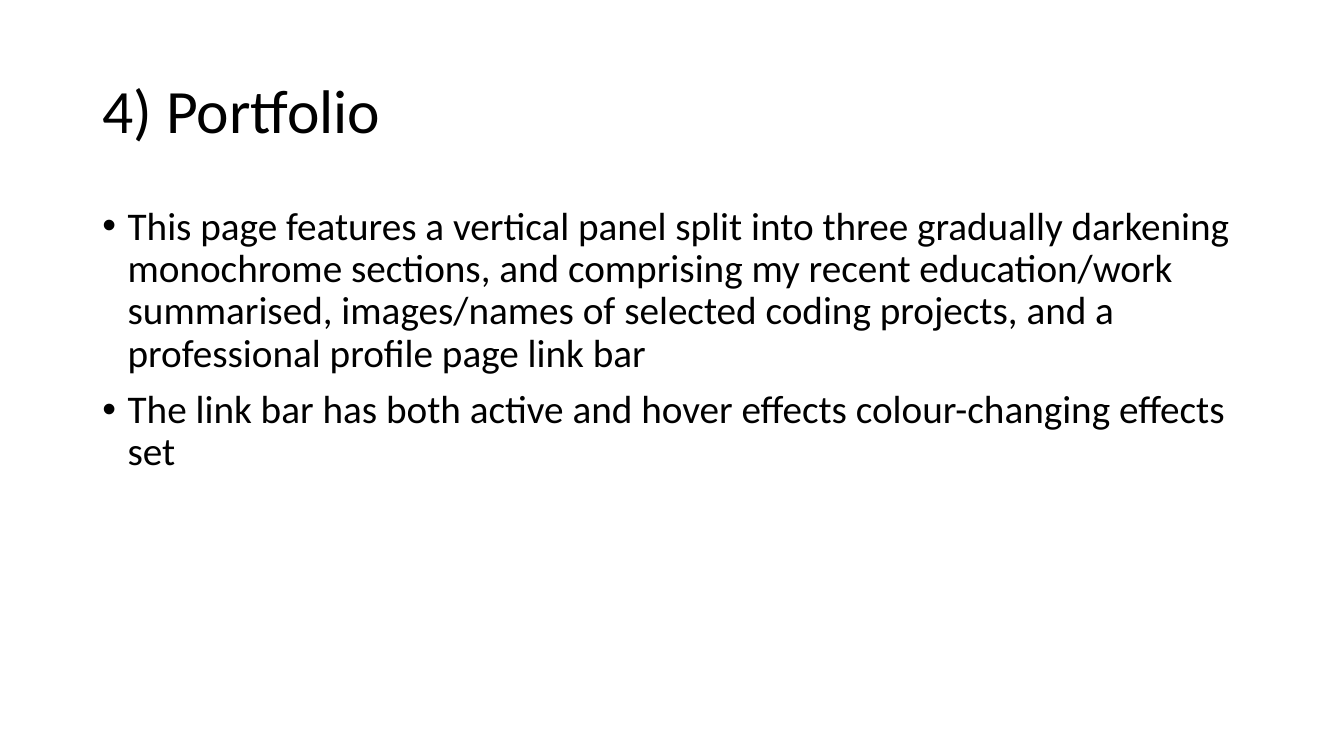
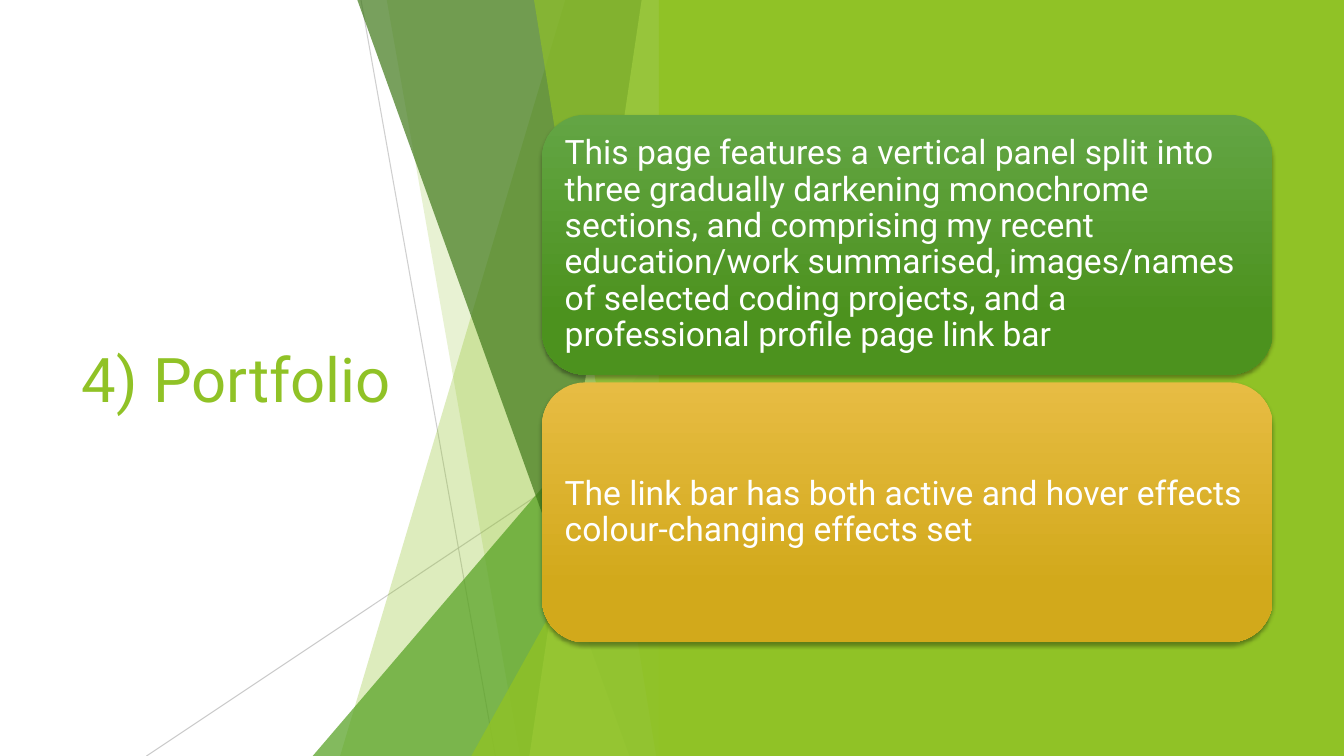
Before and after one commit to angel-lopez-andrade/portfolio-website, a slide deck: slide 6 of slide_deck.pptx. Drawn at 1344x756 pixels with LibreOffice and Linux fonts; fonts in the diff are those of the drawing. Boxes give left, top, right and bottom in pixels: in the first picture for what was removed or moved away, otherwise in the second. Text is boxed around its words. In the diff, an @@ line names an element or a change of style, - is before the commit and + after.

```diff
--- a/slide_deck.pptx
+++ b/slide_deck.pptx
@@ rectangle added at <box>0,0,1344,756</box>, fill #FFFFFF @@
@@ rectangle added at <box>659,0,1344,756</box>, fill #90C226 @@
@@ rounded rectangle added at <box>542,115,1273,375</box>, fill gradient #63A545 to #4D921E @@
@@ text "This page features a vertical ...": place and size @@
-text "This page features a vertical ..." at <box>128,212,1229,466</box>
+text "This page features a vertical ..." at <box>565,138,1234,353</box>
@@ text "This page features a vertical ..." at <box>565,138,1234,353</box>: size 28 to 24 pt, font Calibri to Roboto, text colour #000000 to #FFFFFF; bullet • to none; less space between paragraphs; vertical alignment top to middle @@
@@ title "4) Portfolio": place and size @@
-title "4) Portfolio" at <box>102,88,380,142</box>
+title "4) Portfolio" at <box>82,353,391,416</box>
@@ title "4) Portfolio" at <box>82,353,391,416</box>: font Calibri to Roboto, text colour #000000 to #90C226; line spacing 0.9 to 1 @@
@@ rounded rectangle added at <box>542,382,1273,642</box>, fill gradient #E7BC43 to #D2A91B @@
@@ text at <box>128,395,1224,466</box>: paragraph removed @@
-• The link bar has both active and hover effects colour-changing effects set
@@ group added at <box>146,0,673,756</box>: 5 freeform shapes, 2 lines, 2 triangles @@
@@ group added at <box>819,0,1344,756</box>: 5 freeform shapes, 2 lines, 2 triangles @@
@@ text added at <box>565,479,1241,548</box>, 24 pt, text #FFFFFF @@
+The link bar has both active and hover effects colour-changing effects set
```
Also in this commit, not shown: 6 other slides changed, 5 slides added, 6 other files.
